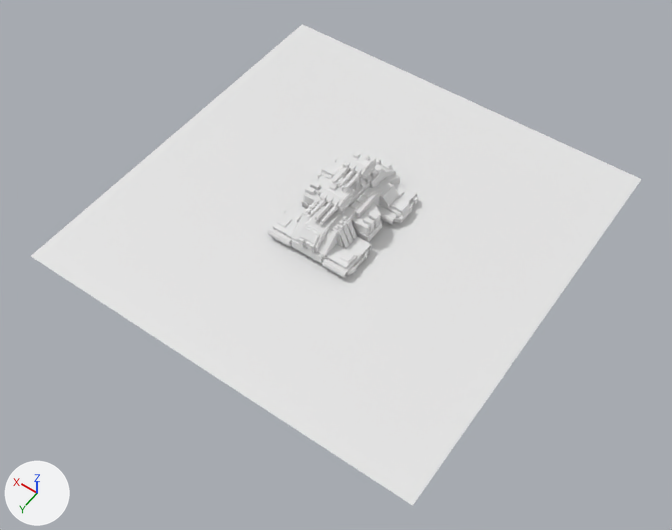
One commit to the Blender file _temporary/icumcv/icumcv.blend: the scene before it, then after it.
The view is the same before and after, from a 50 mm camera at (-19.2, 27.8, 38.9) aimed at (-1.3, 2.8, -0.4). Arrows for +X, +Y and +Z are at lower left; the lights stay in place.

Objects in the first picture: 'Plane', 'base', 'forward_left'.
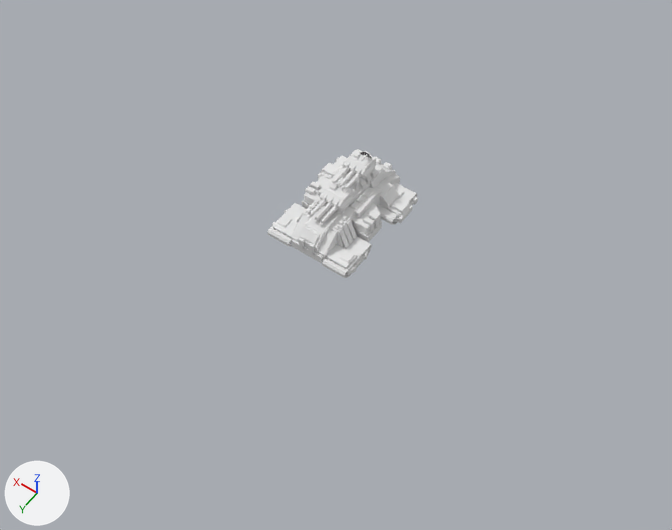
Location of each change, [x1, y1, x2, y2] in pixels of the pictures (672 x 530 px):
'Plane', deleted
    before: [31, 24, 641, 506]
'Cube', added
    after: [360, 151, 372, 161]

The change, as a diff of the scene's bpy script:
```diff
--- a/_temporary/icumcv/icumcv.blend.py
+++ b/_temporary/icumcv/icumcv.blend.py
@@ img_icumcv_bmp @@
+img_icumcv_bmp = load_image('icumcv.bmp', 'icumcv.bmp', 1024, 1024, 'sRGB')
@@ mat_icumcv_bmp @@
+mat_icumcv_bmp = principled_material('icumcv.bmp')
+mat_icumcv_bmp.texture = img_icumcv_bmp
@@ me_cube @@
+me_cube.from_pydata(...)  # 24 vertices, 20 faces; spans x -0.383..0.383, y -0.073..0.486, z -0.156..0.156
+me_cube.materials.append(mat_icumcv_bmp)  # picture img_icumcv_bmp
@@ ob_plane @@
-ob_plane = bpy.data.objects.new('Plane', me_plane)
-ob_plane.location = (0.0, 0.0, 0.0)
-ob_plane.scale = (12.1, 12.1, 12.1)
@@ ob_cube @@
+ob_cube = bpy.data.objects.new('Cube', me_cube)
+ob_cube.location = (-0.27, -1.46, 3.73)
```
